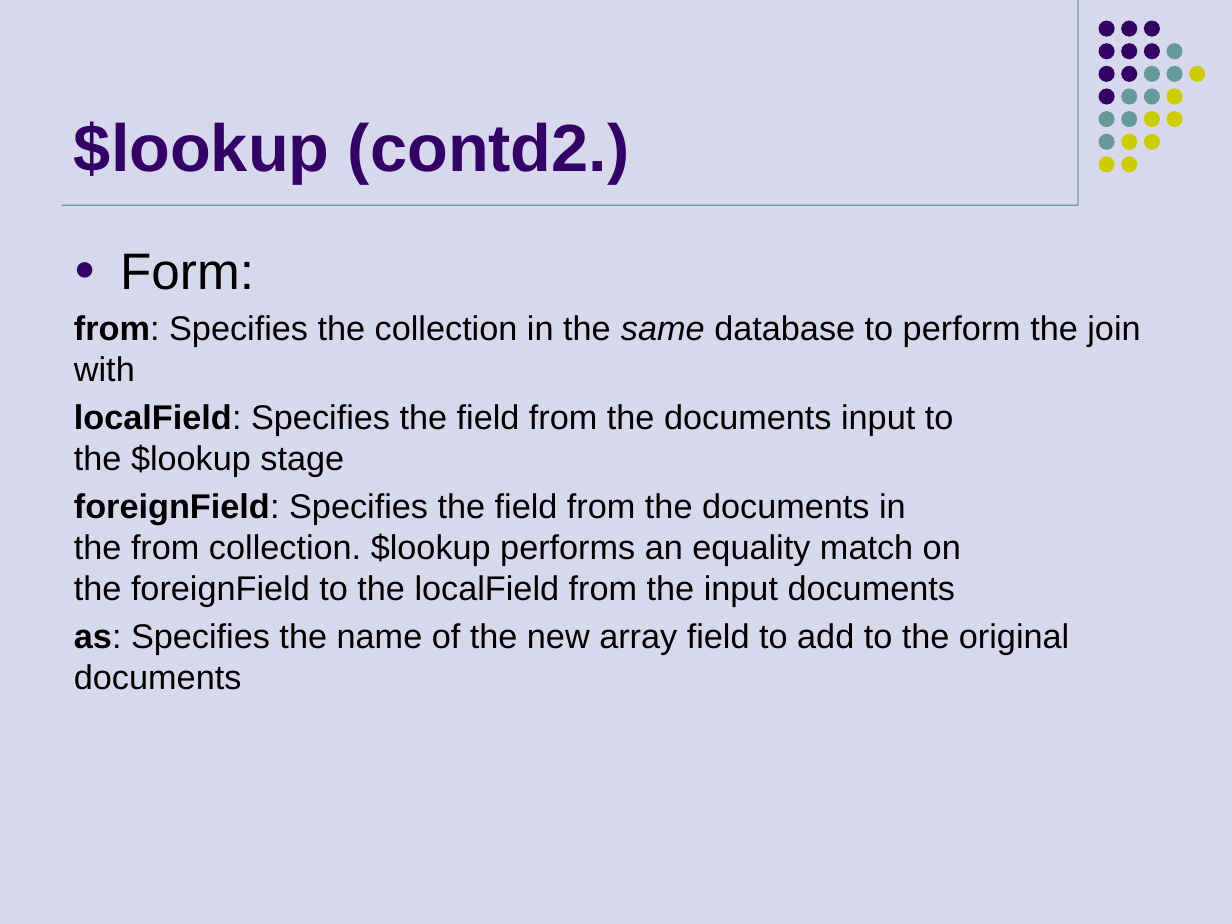
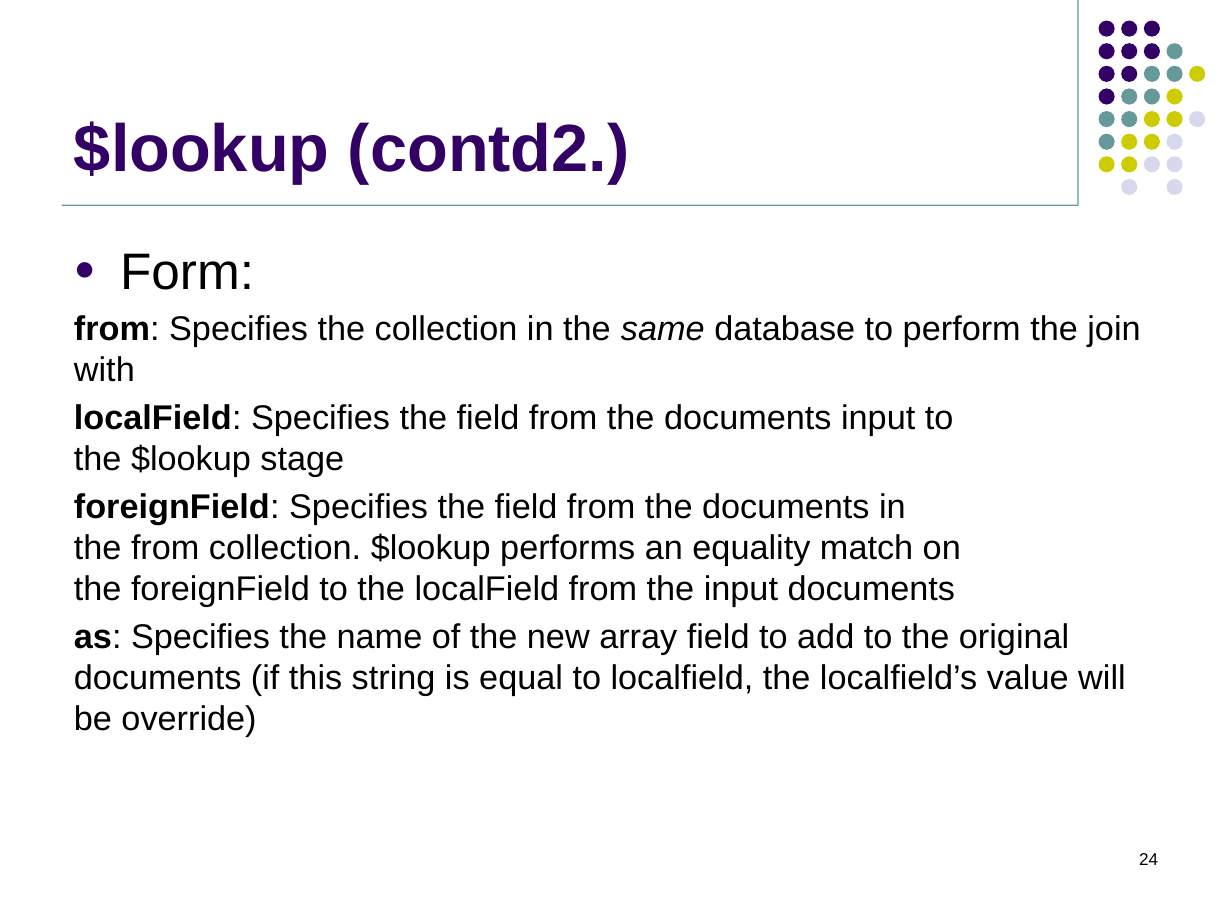
Before and after one commit to khuongdv/mongodb-dba-study, a slide deck: slide 24 of MongoDB Aggregation Framework.pptx (slide 22 before the commit). Drawn at 1232x924 pixels with LibreOffice and Linux fonts; fonts in the diff are those of the drawing. Boxes give left, top, right and bottom in pixels: in the first picture for what was removed or moved away, otherwise in the second. Text is boxed around its words. In the diff, an @@ line names an element or a change of style, - is before the commit and + after.

```diff
--- a/MongoDB Aggregation Framework.pptx
+++ b/MongoDB Aggregation Framework.pptx
@@ background #D8D8EC to #FFFFFF @@
@@ text at (x1=74, y1=623, x2=1126, y2=737): text changed @@
-as: Specifies the name of the new array field to add to the original documents
+as: Specifies the name of the new array field to add to the original documents (if this string is equal to localfield, the localfield’s value will be override)
@@ page number added at (x1=1139, y1=853, x2=1158, y2=865), 10 pt, text #000000 @@
+24
```
Also in this commit, not shown: 26 other slides changed, 2 slides added, 1 other file.
